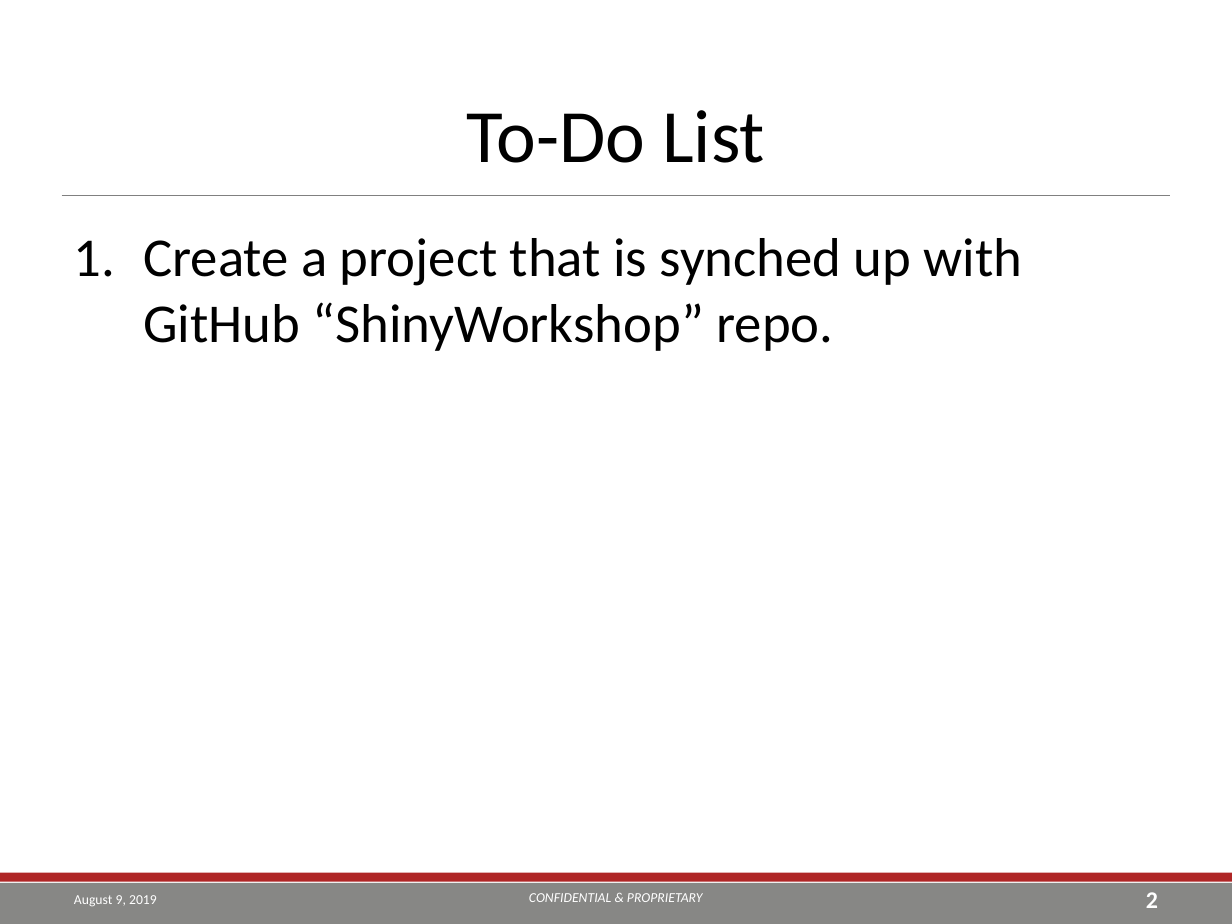
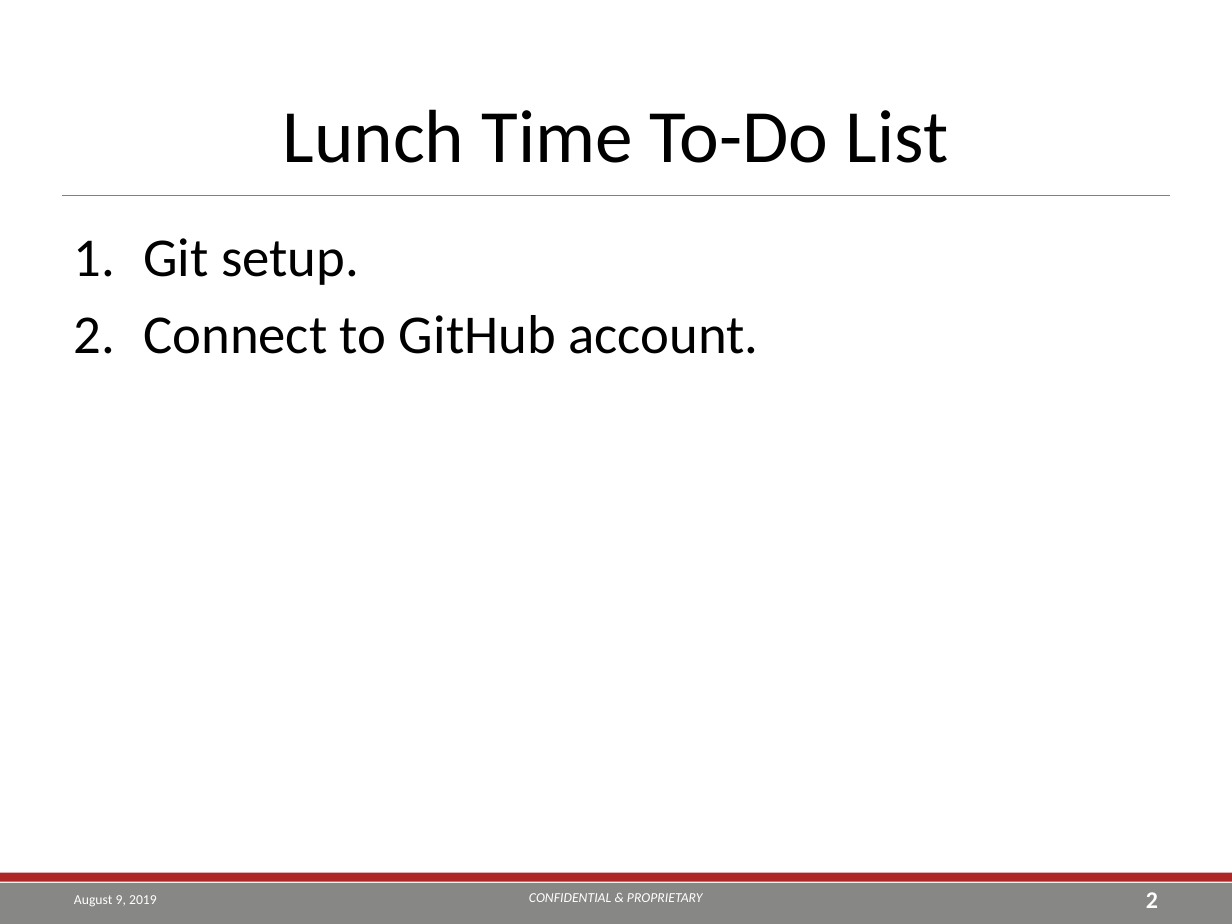
Before and after one commit to TEA-Analytics/ShinyWorkshop, a slide deck: slide 2 of Day 2.pptx. Drawn at 1232x924 pixels with LibreOffice and Linux fonts; fonts in the diff are those of the drawing; background and template pictures are left out. Boxes give left, top, right and bottom in pixels: in the first picture for what was removed or moved away, otherwise in the second. Text is boxed around its words. In the diff, an @@ line names an element or a change of style, - is before the commit and + after.

```diff
--- a/Day 2.pptx
+++ b/Day 2.pptx
@@ title at [283, 109, 949, 163]: text changed @@
-To-Do List
+Lunch Time To-Do List
@@ text at [143, 238, 758, 354]: text changed @@
-1. Create a project that is synched up with GitHub “ShinyWorkshop” repo.
+1. Git setup.
+2. Connect to GitHub account.
```
Also in this commit, not shown: 5 other slides changed, 3 slides added, 1 slide removed, 2 other files.
